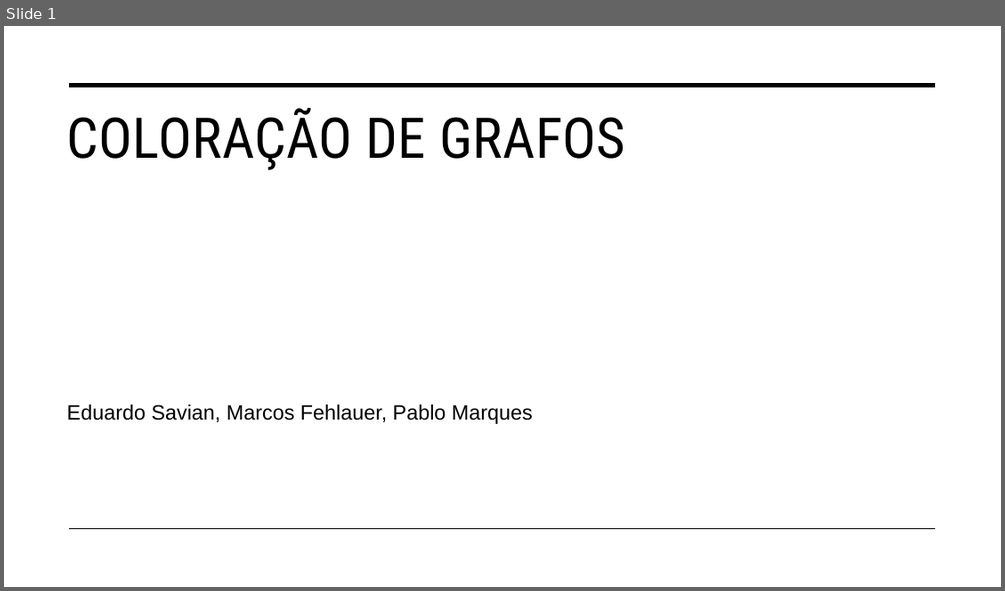
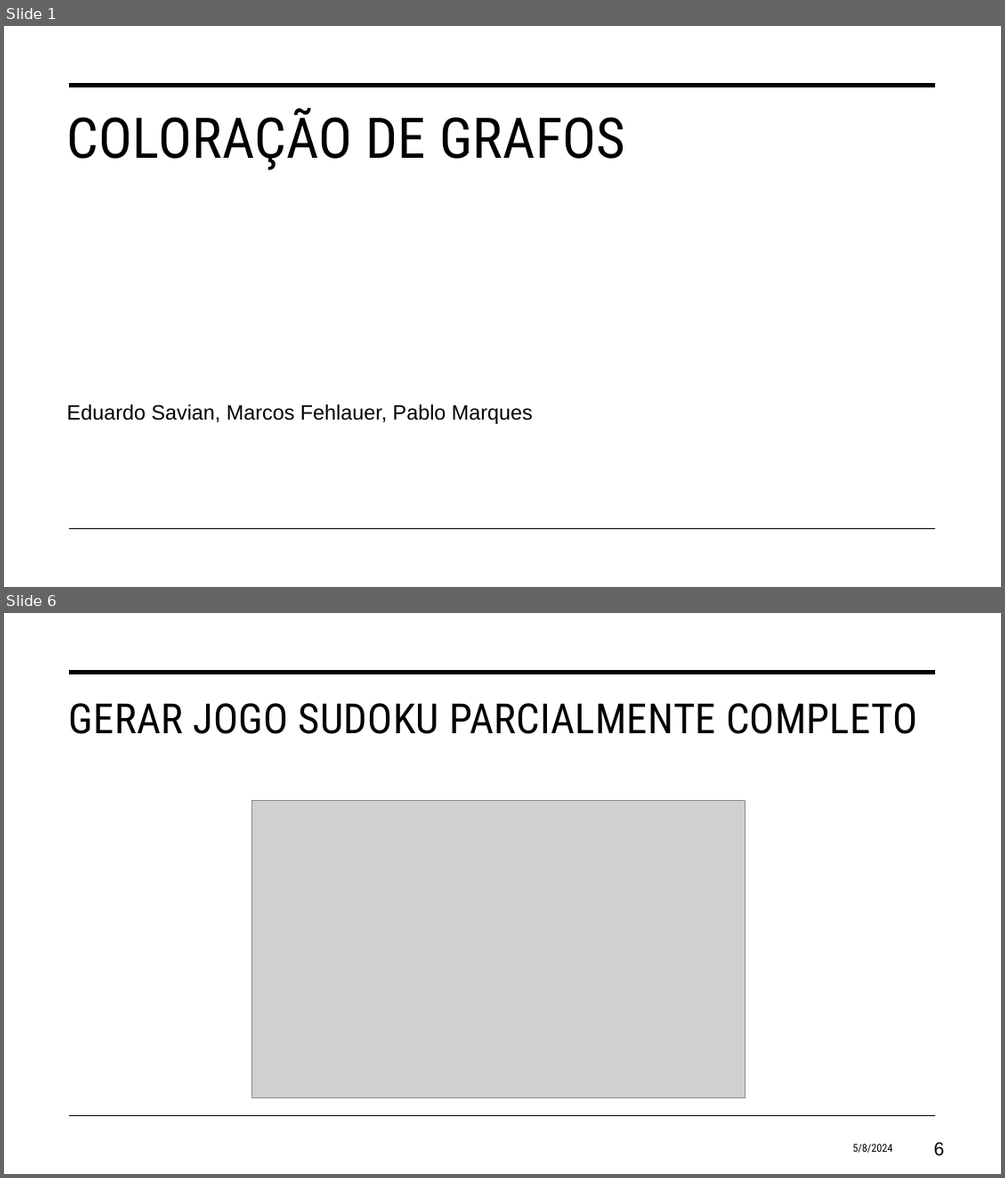
Before and after one commit to eduardosavian/graph-coloring, a slide deck: Presentation.pptx. Shown one above the other, each under a label of ours: slide 1 before the commit, slides 1 and 6 after it; the slides between them are not shown. The pictures are 1005x591 and 1005x1178 pixels, drawn with LibreOffice and Linux fonts; fonts in the diff are those of the drawing; grey boxes stand for pictures. Boxes give left, top, right and bottom in pixels: in the first picture for what was removed or moved away, otherwise in the second. Text is boxed around its words. In the diff, an @@ line names an element or a change of style, - is before the commit and + after.

```diff
--- a/Presentation.pptx
+++ b/Presentation.pptx
@@ slide 6 added at <box>4,613,1001,1174</box>, background #FFFFFF; not listed: 2 template elements that a slide beside it also shows @@
@@ title added at <box>69,703,917,734</box>, 40 pt, text #000000 @@
+GERAR JOGO SUDOKU PARCIALMENTE COMPLETO
@@ picture added at <box>251,801,745,1098</box> @@
@@ text added at <box>852,1143,892,1152</box>, 10.5 pt, text #000000 @@
+5/8/2024
@@ page number added at <box>934,1142,945,1156</box>, 18 pt, text #000000 @@
+6
```
Also in this commit, not shown: 4 slides changed, 10 other slides added, 3 other files.
